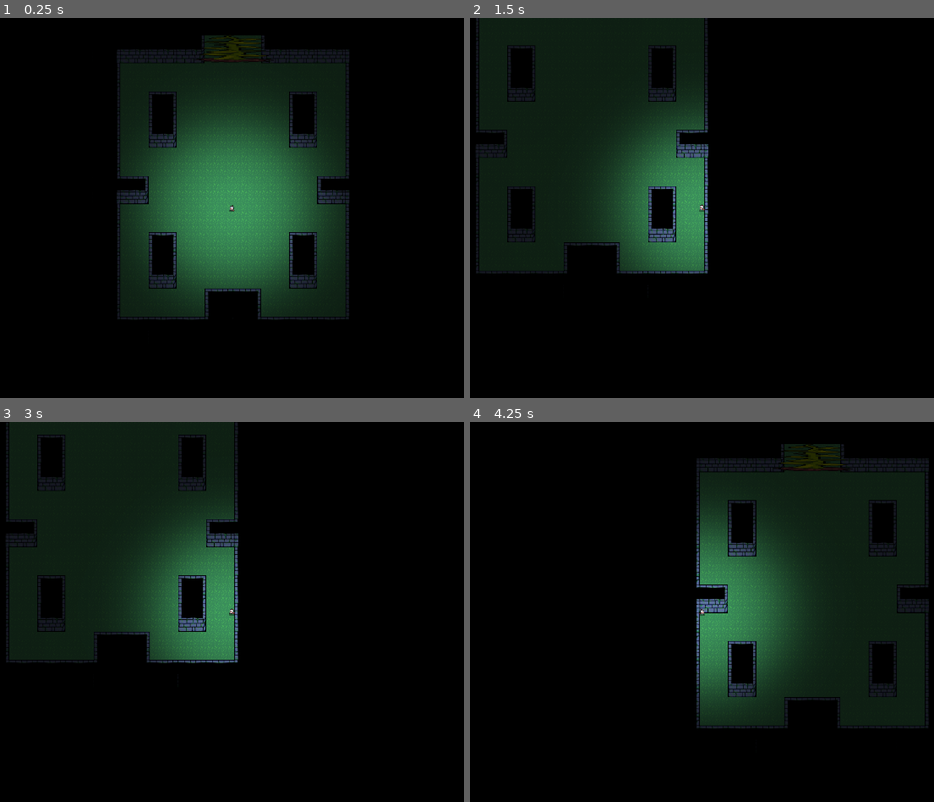
Above: before the commit, frames 1-4 (two rows, left to right).
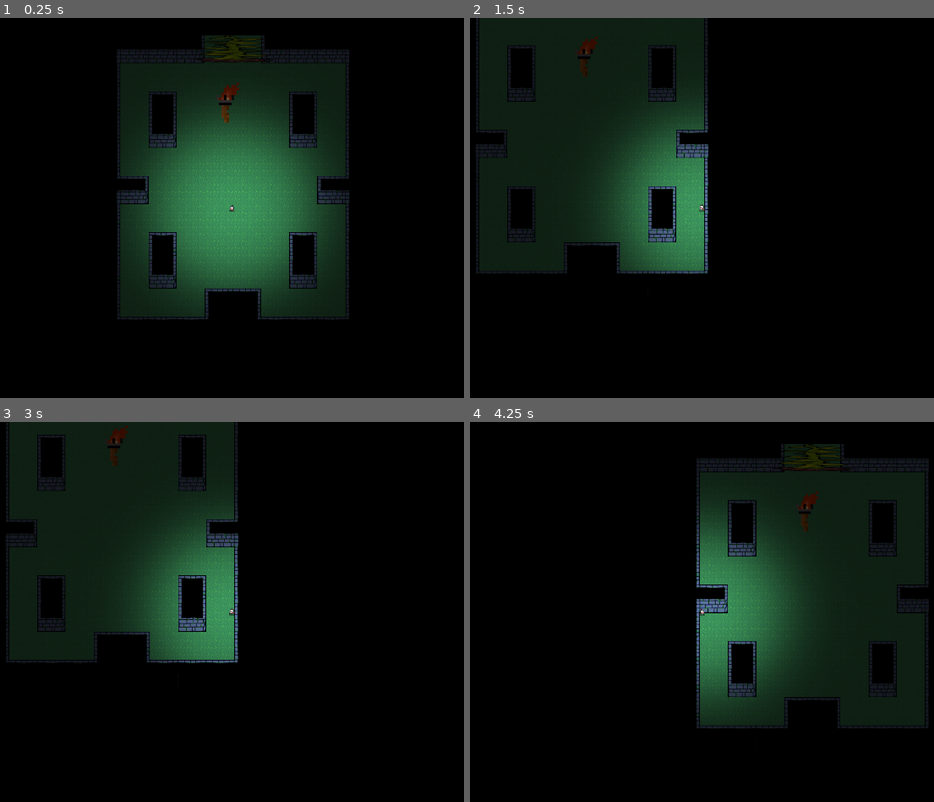
Above: after the commit, the same moments.

Repository: ShellGoldfish0/AbyssStryder
Game: Godot game, scene res://Important_Scenes/Game.tscn
Two runs of this game, one before a commit and one after it. Both use one fixed random seed, a clock stepped at 60 frames per second and the inputs below.
Inputs (mouse positions are in pixels of both pictures, inside the frame that each line leads up to):
- Up to frame 1 (0.25 s): no input
- Up to frame 2 (1.5 s): tap Enter at 0.5 s; move the mouse to (850, 189) at 0.52 s; hold D (ui_right) 0.53-1.28 s; tap Space at 1.25 s; move the mouse to (567, 227) at 1.27 s; hold S (ui_down) from 1.28 s (still down)
- Up to frame 3 (3 s): tap Enter at 2 s; move the mouse to (301, 528) at 2.02 s; release S (ui_down) at 2.03 s; hold D (ui_right) 2.03-2.78 s; tap Space at 2.75 s; move the mouse to (199, 688) at 2.77 s; hold W (ui_up) from 2.78 s (still down)
- Up to frame 4 (4.25 s): tap Enter at 3.5 s; move the mouse to (906, 669) at 3.52 s; release W (ui_up) at 3.53 s; hold A (ui_left) from 3.53 s (still down)

The runs differ from the first frame. In frame 1, 0.2% of the frame differs, in the area x 47-52%, y 16-28%; in frame 2, 0.1%; in frame 3, 0.2%; in frame 4, 0.2%.

Commit message:
0.0.5
added aoe debuff base
added wendigo base
small mods
wetroom secured

Diff:
--- /dev/null
+++ b/Important_Scenes/Characters/Enemies/AOE_DeBuff.tscn
@@ -0,0 +1,35 @@
+[gd_scene load_steps=6 format=2]
+
+[ext_resource path="res://Assets/Image_Assets/Enemy_Assets/SlowFieldTemp.png" type="Texture" id=1]
+[ext_resource path="res://Important_Scenes/Characters/Enemies/Debuffs/AOE_DeBuff.gd" type="Script" id=2]
+
+[sub_resource type="AtlasTexture" id=1]
+flags = 4
+atlas = ExtResource( 1 )
+region = Rect2( 0, 0, 1848, 1970 )
+
+[sub_resource type="SpriteFrames" id=2]
+animations = [ {
+"frames": [ SubResource( 1 ) ],
+"loop": true,
+"name": "default",
+"speed": 5.0
+} ]
+
+[sub_resource type="CircleShape2D" id=3]
+radius = 277.305
+
+[node name="AOE_Debuff" type="Area2D"]
+z_index = 3
+script = ExtResource( 2 )
+
+[node name="AnimatedSprite" type="AnimatedSprite" parent="."]
+position = Vector2( 2, 0 )
+scale = Vector2( 0.5, 0.314213 )
+frames = SubResource( 2 )
+
+[node name="CollisionShape2D" type="CollisionShape2D" parent="."]
+shape = SubResource( 3 )
+
+[connection signal="body_entered" from="." to="." method="_on_AOE_Debuff_body_entered"]
+[connection signal="body_exited" from="." to="." method="_on_AOE_Debuff_body_exited"]
--- /dev/null
+++ b/Important_Scenes/Characters/Enemies/Debuffs/AOE_DeBuff.gd
@@ -0,0 +1,29 @@
+extends Area2D
+class_name AOE_Debuff
+
+
+var previous_stat_value
+
+var debuff_list = ["max_speed"]
+var debuff
+var value
+
+# Called when the node enters the scene tree for the first time.
+func _ready():
+	pass # Replace with function body.
+
+
+
+
+func _on_AOE_Debuff_body_entered(body):
+	if debuff == "max_speed":
+		previous_stat_value = body.get(debuff)
+		body.max_speed = value
+
+
+
+
+
+func _on_AOE_Debuff_body_exited(body):
+	if debuff == "max_speed":
+		body.max_speed = previous_stat_value
--- /dev/null
+++ b/Important_Scenes/Characters/Enemies/Debuffs/Speed_Debuff.gd
@@ -0,0 +1,10 @@
+extends AOE_Debuff
+
+
+
+
+
+# Called when the node enters the scene tree for the first time.
+func _ready():
+	debuff = "max_speed"
+	value = 50
--- /dev/null
+++ b/Important_Scenes/Characters/Enemies/Debuffs/Speed_Debuff.tscn
@@ -0,0 +1,13 @@
+[gd_scene load_steps=3 format=2]
+
+[ext_resource path="res://Important_Scenes/Characters/Enemies/Debuffs/Speed_Debuff.gd" type="Script" id=1]
+[ext_resource path="res://Important_Scenes/Characters/Enemies/AOE_DeBuff.tscn" type="PackedScene" id=2]
+
+[node name="AOE_Debuff" instance=ExtResource( 2 )]
+collision_layer = 0
+collision_mask = 2
+script = ExtResource( 1 )
+
+[node name="AnimatedSprite" parent="." index="0"]
+position = Vector2( 0, 0 )
+scale = Vector2( 0.165584, 0.154061 )
--- /dev/null
+++ b/Important_Scenes/Characters/Enemies/Wendigo/Wendigo.gd
@@ -0,0 +1,48 @@
+extends Enemy
+
+
+onready var ranged_timer = $Timer
+var slow_aoe = load("res://Important_Scenes/Characters/Enemies/Debuffs/Speed_Debuff.tscn")
+onready var pd = $PlayerDetector
+var rng = RandomNumberGenerator.new()
+var states = ["RA", "MA","CA","I", "C"]
+var state
+var container
+var prev_speed = max_speed
+
+func _ready():
+	state = "I"
+
+func _physics_process(delta):
+	if state == "I":
+		pass
+	elif state == "RA":
+		ranged_timer.start()
+		if container == null:
+			container = player.position
+
+		state = "I"
+
+
+
+
+
+
+
+func _on_Timer_timeout():
+	var attack_selector = 0 #rng.randi_range(0, 1)
+	if attack_selector == 0:
+		var sl_attack = slow_aoe.instance()
+
+		sl_attack.global_position = player.global_position
+		print(sl_attack.position)
+		get_parent().add_child(sl_attack)
+		max_speed = prev_speed
+
+
+
+
+
+func _on_PlayerDetector_body_entered(body):
+	state = "RA"
+	player = body
--- /dev/null
+++ b/Important_Scenes/Characters/Enemies/Wendigo/Wendigo.tscn
@@ -0,0 +1,48 @@
+[gd_scene load_steps=7 format=2]
+
+[ext_resource path="res://Important_Scenes/Characters/Enemies/Wendigo/Wendigo.gd" type="Script" id=1]
+[ext_resource path="res://Assets/Image_Assets/World/Bm+O0V.png" type="Texture" id=2]
+[ext_resource path="res://Important_Scenes/Characters/Enemies/Enemy.tscn" type="PackedScene" id=3]
+
+[sub_resource type="SpriteFrames" id=1]
+animations = [ {
+"frames": [ ExtResource( 2 ) ],
+"loop": true,
+"name": "default",
+"speed": 5.0
+} ]
+
+[sub_resource type="CapsuleShape2D" id=2]
+radius = 113.0
+height = 200.0
+
+[sub_resource type="CircleShape2D" id=3]
+radius = 827.345
+
+[node name="Wendigo" instance=ExtResource( 3 )]
+script = ExtResource( 1 )
+acceleration = 50
+max_speed = 150
+
+[node name="AnimatedSprite" parent="." index="0"]
+frames = SubResource( 1 )
+
+[node name="CollisionShape2D" parent="." index="1"]
+position = Vector2( -7, 23 )
+shape = SubResource( 2 )
+
+[node name="EnemyStats" parent="." index="5"]
+max_health = 12
+
+[node name="Timer" type="Timer" parent="." index="6"]
+one_shot = true
+
+[node name="PlayerDetector" type="Area2D" parent="." index="7"]
+collision_layer = 0
+collision_mask = 2
+
+[node name="CollisionShape2D" type="CollisionShape2D" parent="PlayerDetector" index="0"]
+shape = SubResource( 3 )
+
+[connection signal="timeout" from="Timer" to="." method="_on_Timer_timeout"]
+[connection signal="body_entered" from="PlayerDetector" to="." method="_on_PlayerDetector_body_entered"]
--- a/Important_Scenes/Characters/Player/Lilith.gd
+++ b/Important_Scenes/Characters/Player/Lilith.gd
@@ -4,6 +4,9 @@
 onready var hurtbox = get_node("Hurtbox")
 var stats = Stats
 
+
+func _ready():
+	pass
 
 func _physics_process(delta: float) ->void:
 	var mouse_direction: Vector2 = (get_global_mouse_position() - global_position.normalized())
--- a/Important_Scenes/Characters/Player/PlayerStats.gd
+++ b/Important_Scenes/Characters/Player/PlayerStats.gd
@@ -2,6 +2,8 @@
 
 export(int) var max_health = 1 setget set_max_health
 var health = max_health setget set_health
+var max_speed = 200
+
 
 signal no_health
 signal health_changed(value)
@@ -20,3 +22,11 @@
 
 func _ready():
 	self.health = max_health
+
+
+func set_max_speed(new_max_speed):
+	max_speed = new_max_speed
+	owner.max_speed = max_speed
+
+func change_speed(new_speed):
+	max_speed = new_speed
--- a/Important_Scenes/Levels/Handmades/Spawn Rooms/SpawnRoom1.tscn
+++ b/Important_Scenes/Levels/Handmades/Spawn Rooms/SpawnRoom1.tscn
@@ -1,8 +1,9 @@
-[gd_scene load_steps=5 format=2]
+[gd_scene load_steps=6 format=2]
 
 [ext_resource path="res://Important_Scenes/Levels/Handmades/Room.tscn" type="PackedScene" id=1]
 [ext_resource path="res://Important_Scenes/Reusable/Door.tscn" type="PackedScene" id=2]
 [ext_resource path="res://Important_Scenes/Levels/RandomLevel/Descender.tscn" type="PackedScene" id=3]
+[ext_resource path="res://Important_Scenes/Characters/Enemies/Wendigo/Wendigo.tscn" type="PackedScene" id=4]
 
 [sub_resource type="RectangleShape2D" id=1]
 extents = Vector2( 254.5, 90.375 )
@@ -31,3 +32,8 @@
 [node name="Descender" parent="." index="7" instance=ExtResource( 3 )]
 visible = false
 position = Vector2( 324, 7 )
+
+[node name="Wendigo" parent="." index="8" instance=ExtResource( 4 )]
+position = Vector2( 311, 142 )
+scale = Vector2( 0.25, 0.25 )
+z_index = 2
--- a/project.godot
+++ b/project.godot
@@ -9,6 +9,11 @@
 config_version=4
 
 _global_script_classes=[ {
+"base": "Area2D",
+"class": "AOE_Debuff",
+"language": "GDScript",
+"path": "res://Important_Scenes/Characters/Enemies/Debuffs/AOE_DeBuff.gd"
+}, {
 "base": "KinematicBody2D",
 "class": "Character",
 "language": "GDScript",
@@ -45,6 +50,7 @@
 "path": "res://Important_Scenes/Characters/Enemies/Enemy_Stats_Class.gd"
 } ]
 _global_script_class_icons={
+"AOE_Debuff": "",
 "Character": "",
 "Enemy": "",
 "EnemyStateMachine": "",
@@ -58,6 +64,7 @@
 
 config/name="Abyss Strider"
 run/main_scene="res://Important_Scenes/Game.tscn"
+boot_splash/bg_color=Color( 0.482353, 0.482353, 0.482353, 1 )
 config/icon="res://Assets/Image_Assets/Player_Assets/icon.png"
 
 [autoload]
@@ -71,6 +78,10 @@
 
 window/size/width=1920
 window/size/height=1080
+
+[global]
+
+background=false
 
 [gui]
 
Binary file added: Assets/Image_Assets/Enemy_Assets/SlowFieldTemp.png
Not shown, added: Assets/Image_Assets/Enemy_Assets/SlowFieldTemp.png.import
